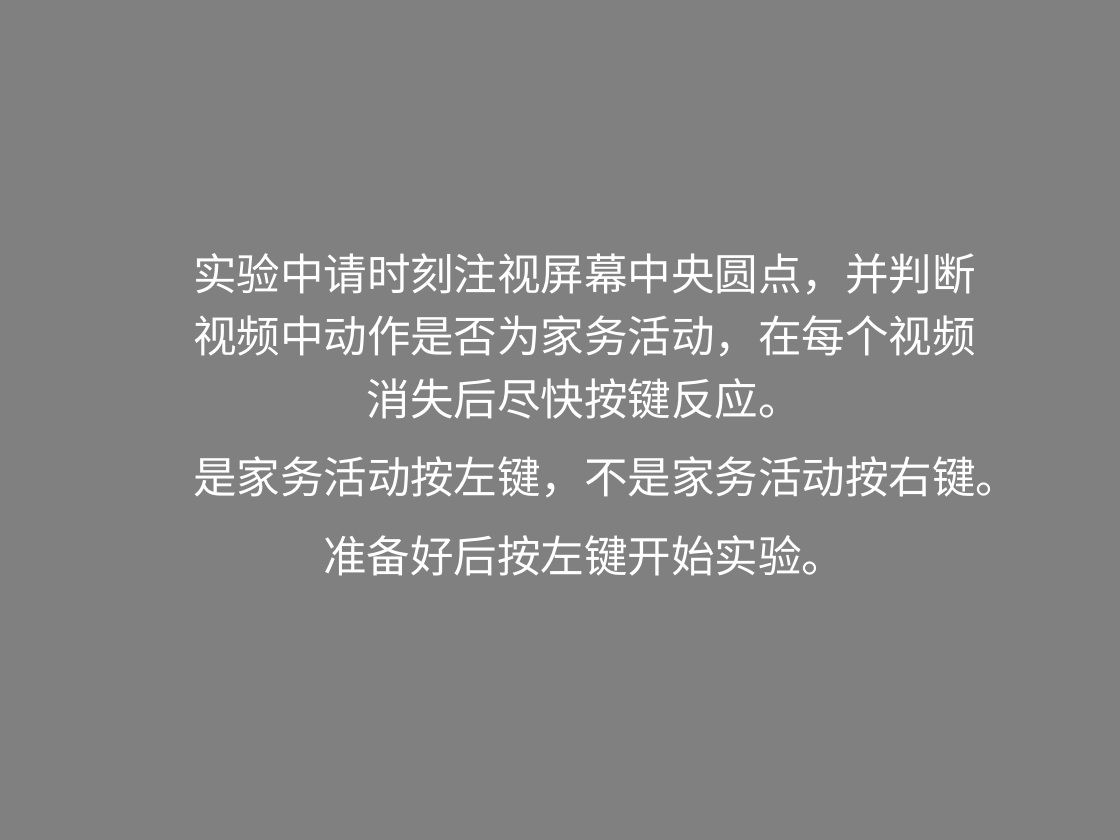
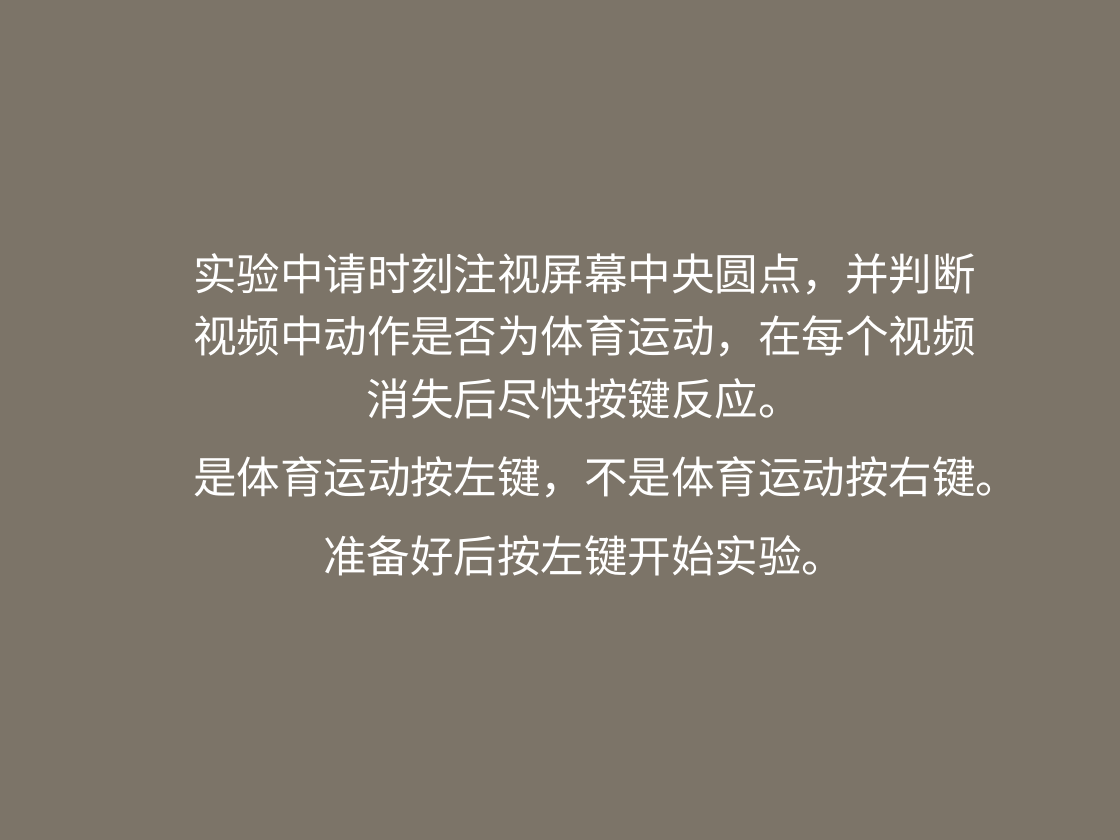
Before and after one commit to Yuxuan-Dai-psycho/NaturalVisionProject, a slide deck: slide 3 of HACS/instruction/instruction.pptx. Drawn at 1120x840 pixels with LibreOffice and Linux fonts; fonts in the diff are those of the drawing. Boxes give left, top, right and bottom in pixels: in the first picture for what was removed or moved away, otherwise in the second. Text is boxed around its words. In the diff, an @@ line names an element or a change of style, - is before the commit and + after.

```diff
--- a/HACS/instruction/instruction.pptx
+++ b/HACS/instruction/instruction.pptx
@@ background #808080 to #7C7468 @@
@@ subtitle at [193, 253, 1019, 498]: text changed @@
-实验中请时刻注视屏幕中央圆点，并判断视频中动作是否为家务活动，在每个视频消失后尽快按键反应。
-是家务活动按左键，不是家务活动按右键。
+实验中请时刻注视屏幕中央圆点，并判断视频中动作是否为体育运动，在每个视频消失后尽快按键反应。
+是体育运动按左键，不是体育运动按右键。
```
Also in this commit, not shown: 7 other slides changed, 8 other files.
